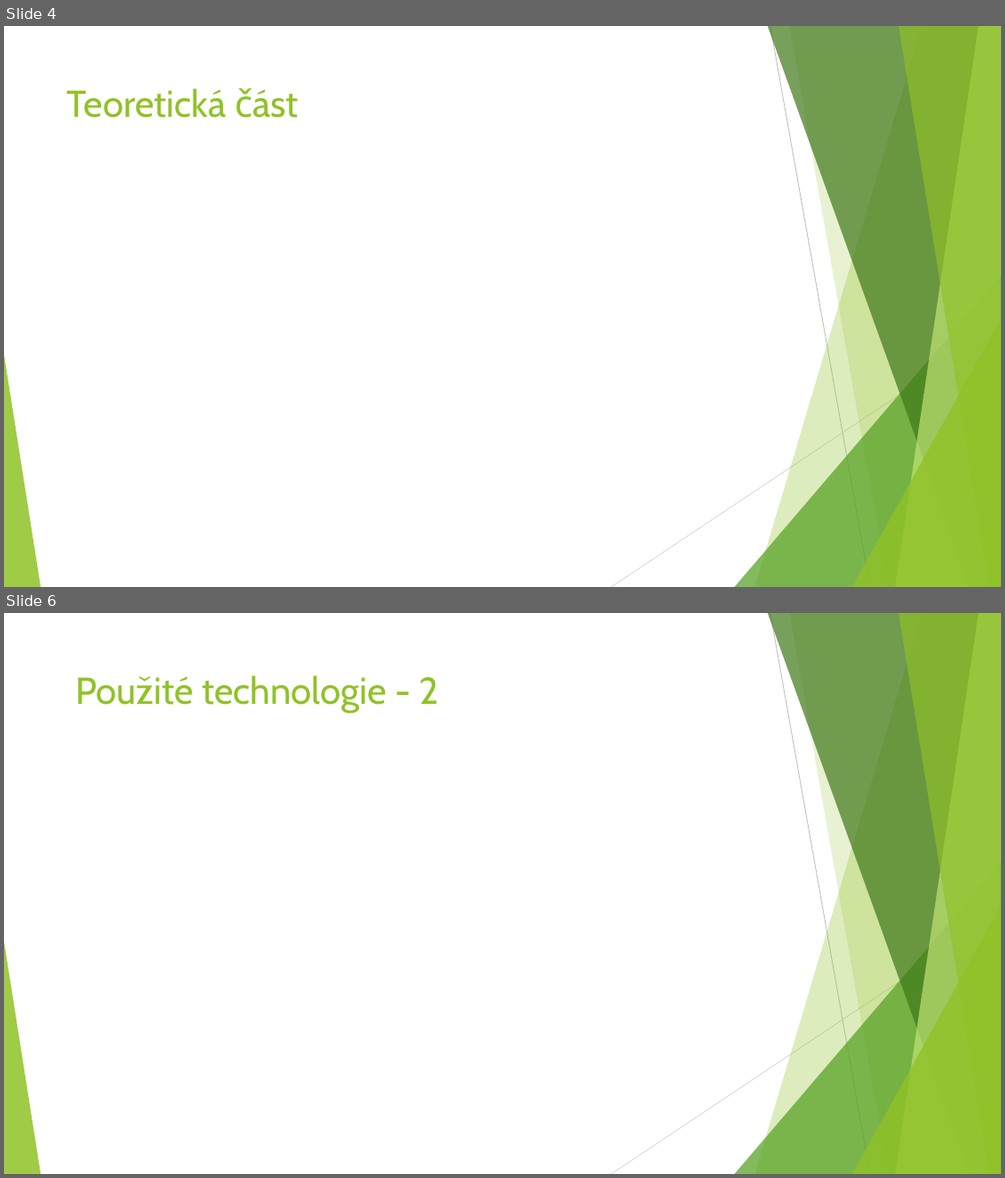
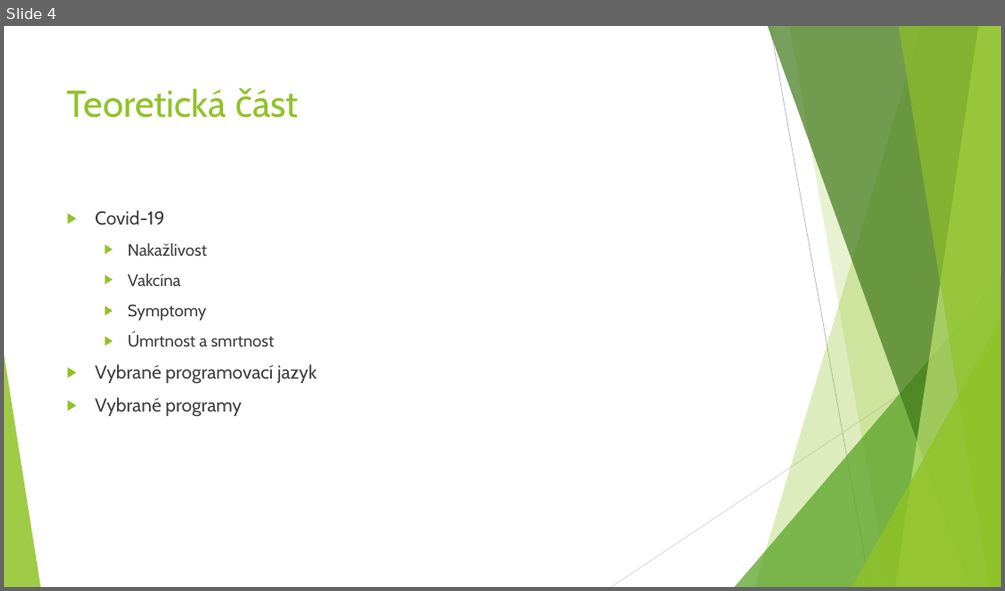
Before and after one commit to NiX3r/CoronaTracker, a slide deck: Documents/CoronaTracker.pptx. Shown one above the other, each under a label of ours: slides 4 and 6 before the commit, slide 4 after it; the slides between them are not shown. The pictures are 1005x1178 and 1005x591 pixels, drawn with LibreOffice and Linux fonts; fonts in the diff are those of the drawing. Boxes give left, top, right and bottom in pixels: in the first picture for what was removed or moved away, otherwise in the second. Text is boxed around its words. In the diff, an @@ line names an element or a change of style, - is before the commit and + after.

```diff
--- a/Documents/CoronaTracker.pptx
+++ b/Documents/CoronaTracker.pptx
@@ slide 6 removed at [4,613,1001,1174], background #FFFFFF; not listed: 10 template elements that a slide beside it also shows @@
@@ title removed at [75,675,439,713] @@
-Použité technologie - 2
@@ slide 4 changed as well @@
@@ text added at [95,210,316,417], 18 pt, text #404040 @@
+▶ Covid-19
+  ▶ Nakažlivost
+  ▶ Vakcína
+  ▶ Symptomy
+  ▶ Úmrtnost a smrtnost
+▶ Vybrané programovací jazyk
+▶ Vybrané programy
```
Also in this commit, not shown: 6 other slides changed, 7 slides added, 2 other slides removed.
